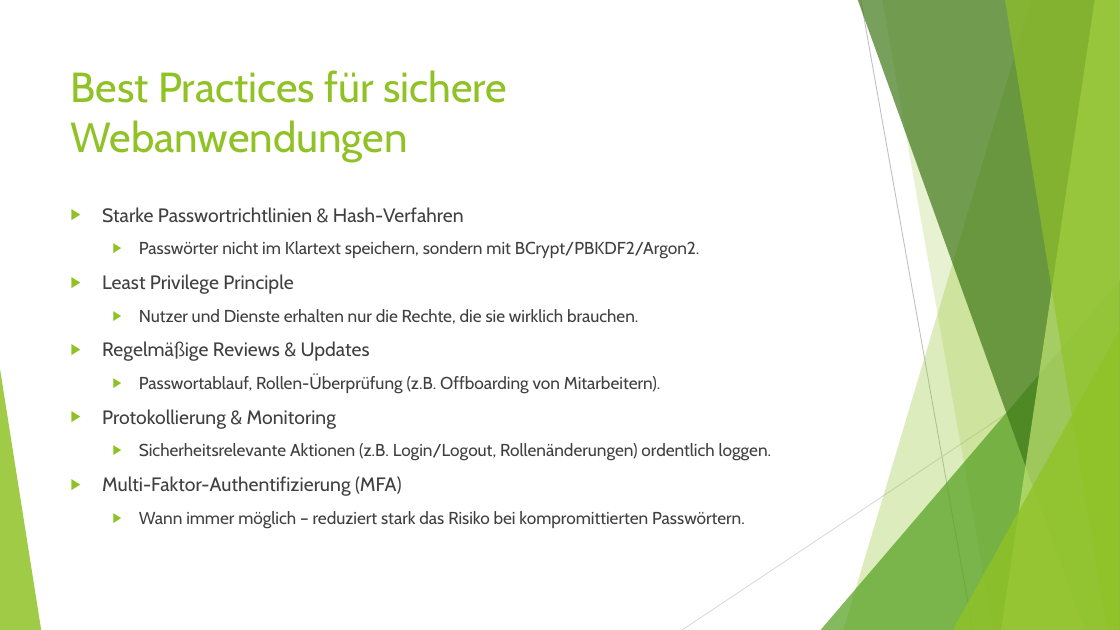
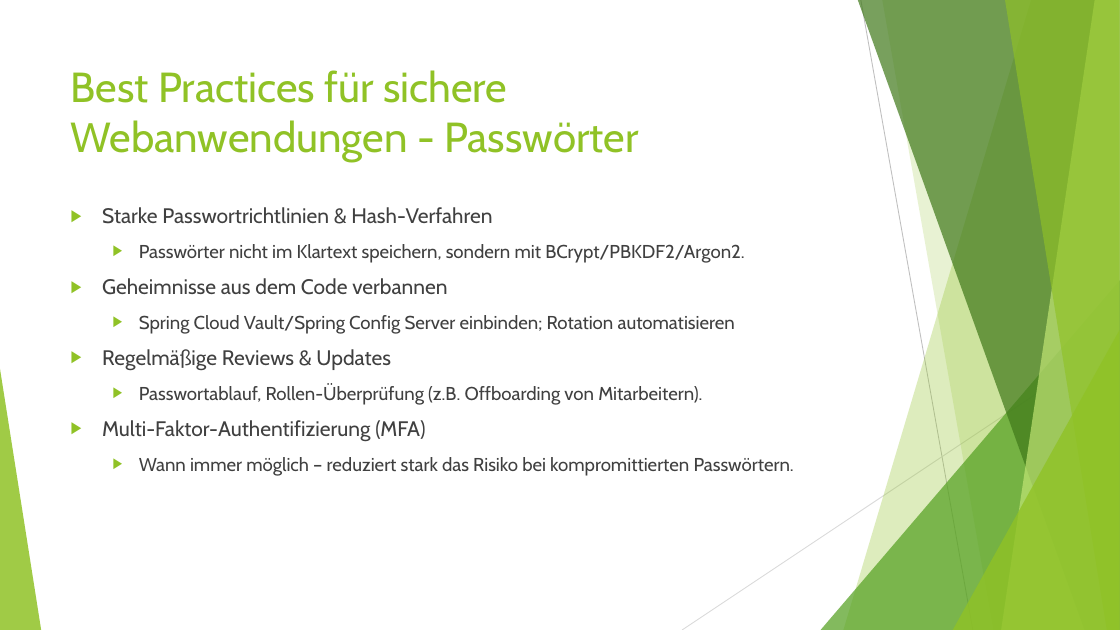
Before and after one commit to MichaelZett/20250708_Spring_Security, a slide deck: slide 136 of Spring_Security.pptx (slide 135 before the commit). Drawn at 1120x630 pixels with LibreOffice and Linux fonts; fonts in the diff are those of the drawing. Boxes give left, top, right and bottom in pixels: in the first picture for what was removed or moved away, otherwise in the second. Text is boxed around its words. In the diff, an @@ line names an element or a change of style, - is before the commit and + after.

```diff
--- a/Spring_Security.pptx
+++ b/Spring_Security.pptx
@@ title at (71,70,638,162): text changed @@
-Best Practices für sichere Webanwendungen
+Best Practices für sichere Webanwendungen - Passwörter
@@ text at (102,207,794,476): size 16.6 to 18 pt in "Starke Passwortrichtlinien & Hash-Verfahren", "Regelmäßige Reviews & Updates", "Multi-Faktor-Authentifizierung (MFA)"; size 14.8 to 16 pt in "Passwörter nicht im Klartext speichern, sondern mit ...", "Passwortablauf, Rollen-Überprüfung (z.B. Offboarding von Mit ...", "Wann immer möglich – reduziert stark das ..." @@
@@ text at (102,278,735,334): text changed; size 14.8 to 16 pt @@
-▶ Least Privilege Principle
-  ▶ Nutzer und Dienste erhalten nur die Rechte, die sie wirklich brauchen.
+▶ Geheimnisse aus dem Code verbannen
+  ▶ Spring Cloud Vault/Spring Config Server einbinden; Rotation automatisieren
@@ text at (139,443,772,461): paragraphs removed @@
-▶ Protokollierung & Monitoring
-  ▶ Sicherheitsrelevante Aktionen (z.B. Login/Logout, Rollenänderungen) ordentlich loggen.
```
Also in this commit, not shown: 5 other slides changed, 4 slides added.
